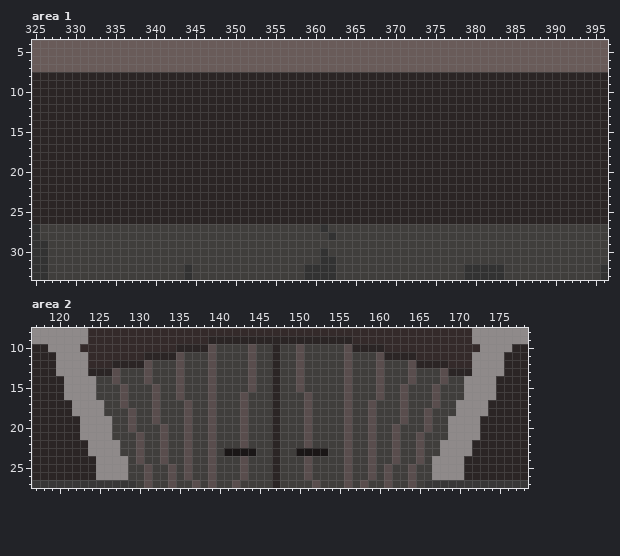
Edited in one commit: pixel-art file (guzintastas/tastaas/dungeon/dungeon2.aseprite). The first picture shows the starting point.
500x500 pixels, 1 frame. Colours within 5 levels of each other are drawn and written as one. Shown: area 1: x 325..396, y 4..33; area 2: x 117..178, y 8..27.
Now the later version:
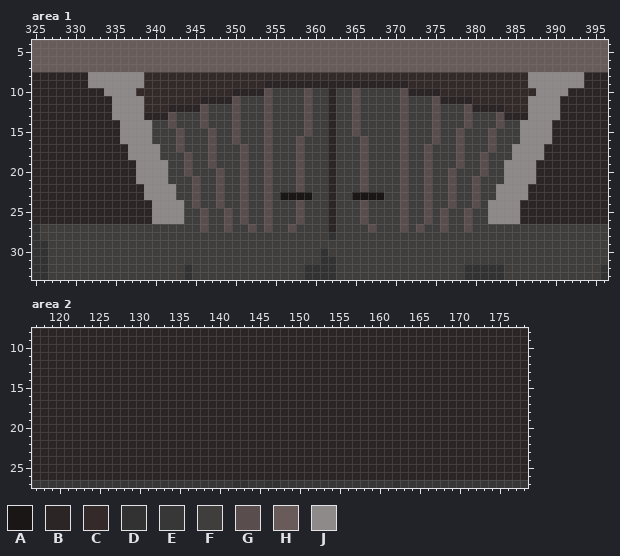
Palette (. is transparent): A #1a1616  B #2b2525  C #342a2a  D #323232  E #383737  F #403e3c  G #594d4d  H #695b59  J #8f8a8a
Difference:
Changed rows in their new state; - is an unchanged pixel.
Area 1, layer "Layer 8 #2":
first column x 332:
 8 JJJJJJJCCCCCCCCCCCCCCCCCCCCCCCCCCCCCCCCCCCCCCCCCCCCCCCCJJJJJJJ
 9 JJJJJJJCCCCCCCCCCCCCCC------------------CCCCCCCCCCCCCCCJJJJJJJ
10 --JJJJCCCCCCCCCCCC----GFFFFGFF-FFGFFFFFG----CCCCCCCCCCCCJJJJ--
11 ---JJJJCCCCCCC----GFFFGFFFFGFF-FFGFFFFFGFFFG----CCCCCCCJJJJ---
12 ---JJJJCCC----GFFFGFFFGFFFFGFF-FFGFFFFFGFFFGFFFG----CCCJJJJ---
13 ---JJJJ---GFFFGFFFGFFFGFFFFGFF-FFGFFFFFGFFFGFFFGFFFG---JJJJ---
14 ----JJJJFFGFFFGFFFGFFFGFFFFGFF-FFGFFFFFGFFFGFFFGFFFGFFJJJJ----
15 ----JJJJFFFGFFFGFFGFFFGFFFFGFF-FFGFFFFFGFFFGFFGFFFGFFFJJJJ----
16 ----JJJJFFFGFFFGFFGFFFGFFFGFFF-FFFGFFFFGFFFGFFGFFFGFFFJJJJ----
17 -----JJJJFFGFFFGFFFGFFGFFFGFFF-FFFGFFFFGFFGFFFGFFFGFFJJJJ-----
18 -----JJJJFFFGFFGFFFGFFGFFFGFFF-FFFGFFFFGFFGFFFGFFGFFFJJJJ-----
19 ------JJJJFFGFFGFFFGFFGFFFGFFF-FFFGFFFFGFFGFFFGFFGFFJJJJ------
20 ------JJJJFFGFFFGFFGFFGFFFGFFF-FFFGFFFFGFFGFFGFFFGFFJJJJ------
21 ------JJJJFFFGFFGFFGFFGFFFGFFF-FFFGFFFFGFFGFFGFFGFFFJJJJ------
22 -------JJJJFFGFFGFFGFFGFFFGFFF-FFFGFFFFGFFGFFGFFGFFJJJJ-------
23 -------JJJJFFGFFGFFGFFGFAAAAFF-FFAAAAFFGFFGFFGFFGFFJJJJ-------
24 --------JJJJFGFFGFFGFFGFFFGFFF-FFFGFFFFGFFGFFGFFGFJJJJ--------
25 --------JJJJFFGFFGFGFFGFFFGFFF-FFFGFFFFGFFGFGFFGFFJJJJ--------
26 --------JJJJFFGFFGFGFFGFFFGFFF-FFFGFFFFGFFGFGFFGFFJJJJ--------
27 --------------G--G--G-G--G---FB----G---G-G--G--G--------------
Area 2, layer "Layer 8 #2":
first column x 117:
 8 BBBBBBBBBBBBBBBBBBBBBBBBBBBBBBBBBBBBBBBBBBBBBBBBBBBBBBBBBBBBBB
 9 BBBBBBBBBBBBBBBBBBBBBB------------------BBBBBBBBBBBBBBBBBBBBBB
10 --BBBBBBBBBBBBBBBB----BBBBBBBB-BBBBBBBBB----BBBBBBBBBBBBBBBB--
11 ---BBBBBBBBBBB----BBBBBBBBBBBB-BBBBBBBBBBBBB----BBBBBBBBBBB---
12 ---BBBBBBB----BBBBBBBBBBBBBBBB-BBBBBBBBBBBBBBBBB----BBBBBBB---
13 ---BBBB---BBBBBBBBBBBBBBBBBBBB-BBBBBBBBBBBBBBBBBBBBB---BBBB---
14 ----BBBBBBBBBBBBBBBBBBBBBBBBBB-BBBBBBBBBBBBBBBBBBBBBBBBBBB----
15 ----BBBBBBBBBBBBBBBBBBBBBBBBBB-BBBBBBBBBBBBBBBBBBBBBBBBBBB----
16 ----BBBBBBBBBBBBBBBBBBBBBBBBBB-BBBBBBBBBBBBBBBBBBBBBBBBBBB----
17 -----BBBBBBBBBBBBBBBBBBBBBBBBB-BBBBBBBBBBBBBBBBBBBBBBBBBB-----
18 -----BBBBBBBBBBBBBBBBBBBBBBBBB-BBBBBBBBBBBBBBBBBBBBBBBBBB-----
19 ------BBBBBBBBBBBBBBBBBBBBBBBB-BBBBBBBBBBBBBBBBBBBBBBBBB------
20 ------BBBBBBBBBBBBBBBBBBBBBBBB-BBBBBBBBBBBBBBBBBBBBBBBBB------
21 ------BBBBBBBBBBBBBBBBBBBBBBBB-BBBBBBBBBBBBBBBBBBBBBBBBB------
22 -------BBBBBBBBBBBBBBBBBBBBBBB-BBBBBBBBBBBBBBBBBBBBBBBB-------
23 -------BBBBBBBBBBBBBBBBBBBBBBB-BBBBBBBBBBBBBBBBBBBBBBBB-------
24 --------BBBBBBBBBBBBBBBBBBBBBB-BBBBBBBBBBBBBBBBBBBBBBB--------
25 --------BBBBBBBBBBBBBBBBBBBBBB-BBBBBBBBBBBBBBBBBBBBBBB--------
26 --------BBBBBBBBBBBBBBBBBBBBBB-BBBBBBBBBBBBBBBBBBBBBBB--------
27 -------------EEEEEEEEEEEEDDEEDDEEEEEEEEEEEEEEDEEE-------------
